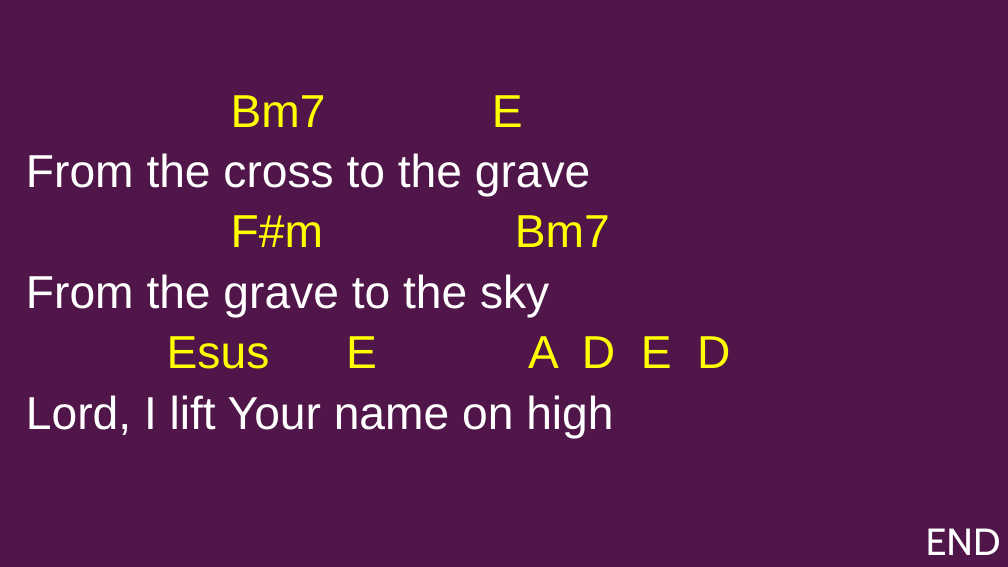
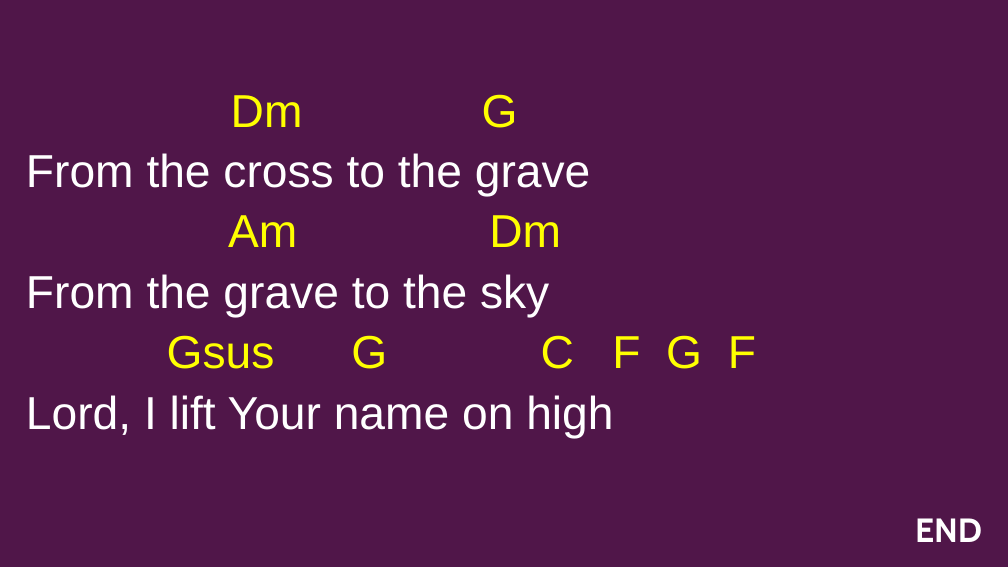
Before and after one commit to kendall412/worship, a slide deck: slide 9 of set/2026-11-15 ECBC-CH.pptx (slide 11 before the commit). Drawn at 1008x567 pixels with LibreOffice and Linux fonts; fonts in the diff are those of the drawing. Boxes give left, top, right and bottom in pixels: in the first picture for what was removed or moved away, otherwise in the second. Text is boxed around its words. In the diff, an @@ line names an element or a change of style, - is before the commit and + after.

```diff
--- a/set/2026-11-15 ECBC-CH.pptx
+++ b/set/2026-11-15 ECBC-CH.pptx
@@ subtitle at (231, 94, 518, 128): text changed @@
-Bm7 E
+Dm G
@@ subtitle at (228, 215, 561, 247): text changed @@
-F#m Bm7
+Am Dm
@@ subtitle at (167, 335, 756, 369): text changed @@
-Esus E A D E D
+Gsus G C F G F
@@ text "END": place and size @@
-text "END" at (926, 528, 1001, 555)
+text "END" at (915, 518, 982, 542)
@@ text "END" at (915, 518, 982, 542): size 36 to 32 pt, bold on @@
```
Also in this commit, not shown: 7 other slides changed, 2 slides removed, 4 other files.
